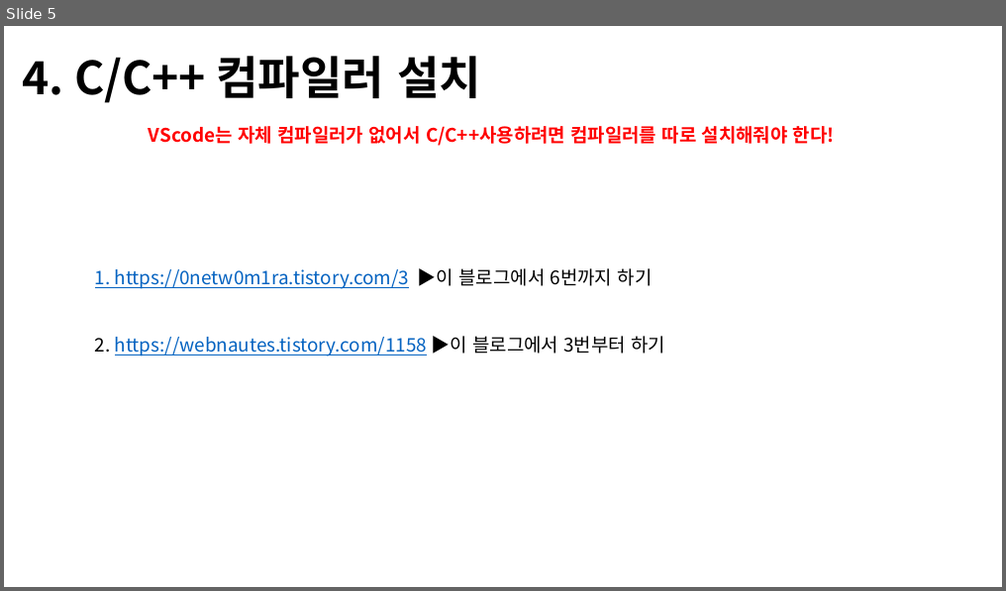
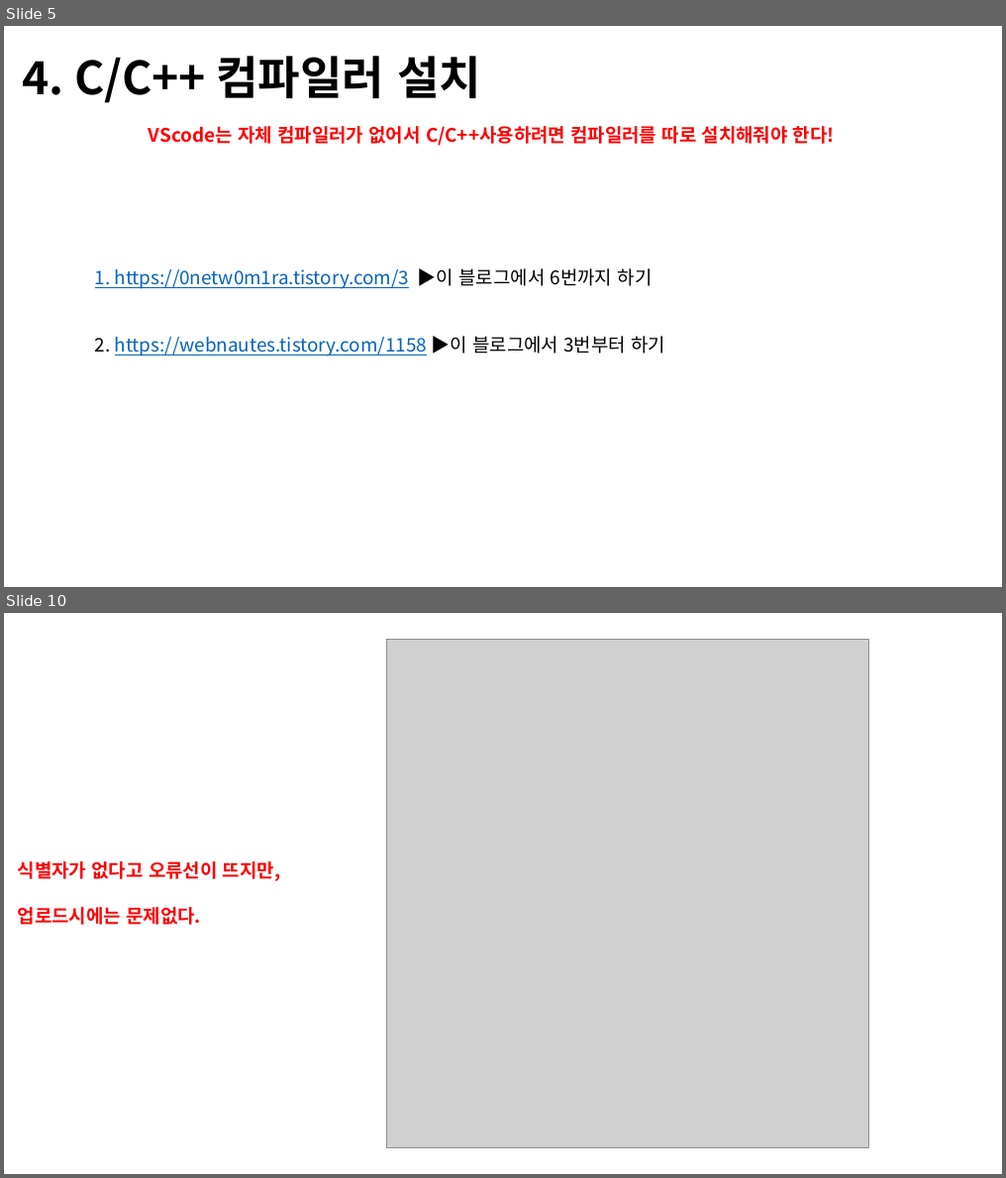
Before and after one commit to SILO-KSH/SILO-KSH, a slide deck: GitHub&VSCode&Arduino/Vscode아두이노.pptx. Shown one above the other, each under a label of ours: slide 5 before the commit, slides 5 and 10 after it; the slides between them are not shown. The pictures are 1006x591 and 1006x1178 pixels, drawn with LibreOffice and Linux fonts; fonts in the diff are those of the drawing; grey boxes stand for pictures. Boxes give left, top, right and bottom in pixels: in the first picture for what was removed or moved away, otherwise in the second. Text is boxed around its words. In the diff, an @@ line names an element or a change of style, - is before the commit and + after.

```diff
--- a/GitHub&VSCode&Arduino/Vscode아두이노.pptx
+++ b/GitHub&VSCode&Arduino/Vscode아두이노.pptx
@@ slide 10 added at (4,613,1002,1174), background #FFFFFF @@
@@ picture added at (386,639,869,1149) @@
@@ text added at (18,861,280,925), 18 pt, text #FF0000, bold @@
+식별자가 없다고 오류선이 뜨지만,
+업로드시에는 문제없다.
```
Also in this commit, not shown: 1 slide changed, 5 other slides added, 1 slide removed, 1 other file.
